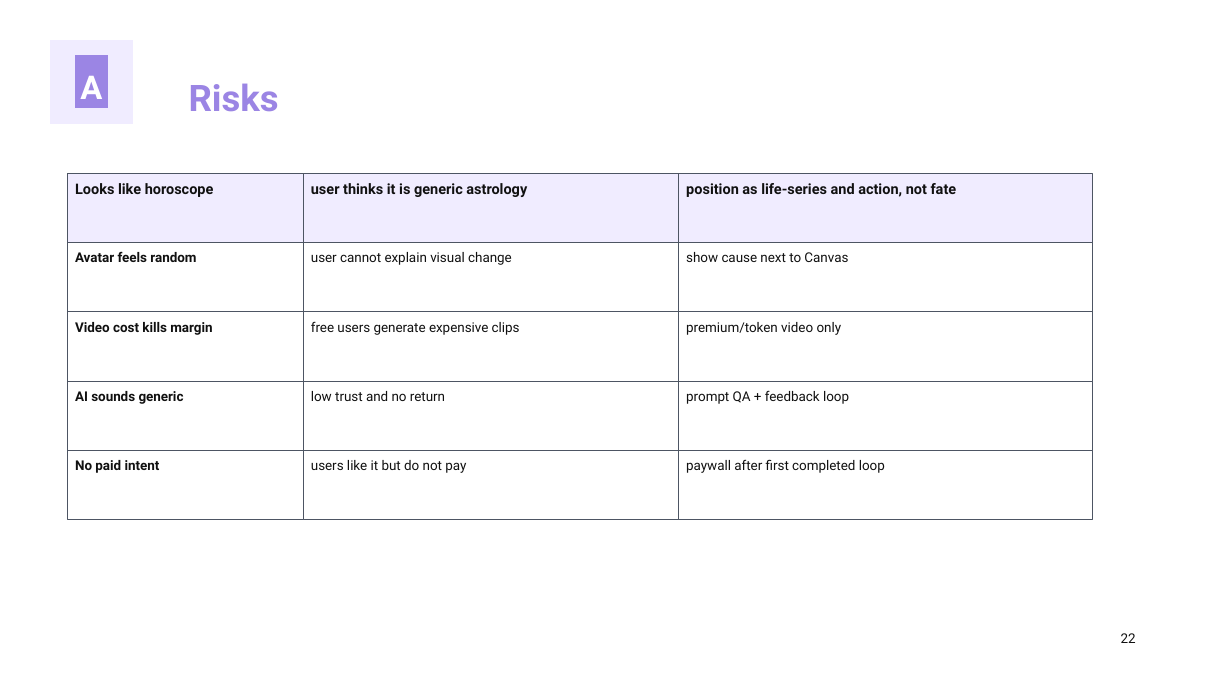
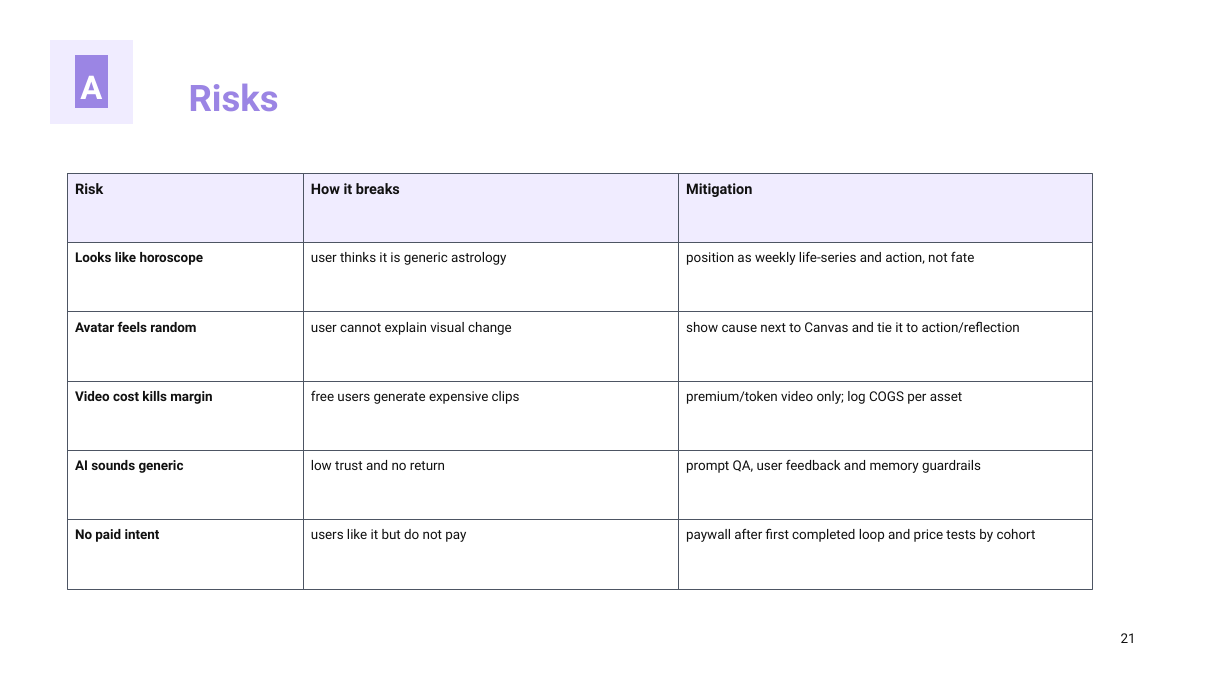
Before and after one commit to kirbudilov01/alina-research, a slide deck: slide 21 of output/pptx/AURA_TRENDVI_STYLE_DECK.pptx (slide 22 before the commit). Drawn at 1232x693 pixels with LibreOffice and Linux fonts; fonts in the diff are those of the drawing. Boxes give left, top, right and bottom in pixels: in the first picture for what was removed or moved away, otherwise in the second. Text is boxed around its words. In the diff, an @@ line names an element or a change of style, - is before the commit and + after.

Commit message:
Strengthen AURA Trendvi-style deck

```diff
--- a/output/pptx/AURA_TRENDVI_STYLE_DECK.pptx
+++ b/output/pptx/AURA_TRENDVI_STYLE_DECK.pptx
@@ text added at (75,183,103,194), 11.2 pt, text #111111, bold @@
+Risk
@@ text added at (311,183,400,194), 11.2 pt, text #111111, bold @@
+How it breaks
@@ text added at (686,183,752,197), 11.2 pt, text #111111, bold @@
+Mitigation
@@ text "Looks like horoscope" at (75,252,204,265): size 11.2 to 10.5 pt @@
@@ text "user thinks it is generic ..." at (311,252,506,265): size 11.2 to 10.5 pt, bold off @@
@@ text at (686,251,974,265): text changed; size 11.2 to 10.5 pt; bold off @@
-position as life-series and action, not fate
+position as weekly life-series and action, not fate
@@ text removed at (686,252,848,262) @@
-show cause next to Canvas
@@ text at (686,321,1020,333): text changed @@
-premium/token video only
+show cause next to Canvas and tie it to action/reflection
@@ text at (686,391,963,404): text changed @@
-prompt QA + feedback loop
+premium/token video only; log COGS per asset
@@ text at (686,459,981,473): text changed @@
-paywall after first completed loop
+prompt QA, user feedback and memory guardrails
@@ rectangle added at (67,519,303,589), fill #FFFFFF, outline #4D5563 0.75 pt @@
@@ rectangle added at (303,519,678,589), fill #FFFFFF, outline #4D5563 0.75 pt @@
@@ 10 texts: place and size @@
-10 texts at (75,183,527,473)
+10 texts at (75,252,520,542)
@@ rectangle added at (678,519,1092,589), fill #FFFFFF, outline #4D5563 0.75 pt @@
@@ text added at (686,528,1036,542), 10.5 pt, text #111111 @@
+paywall after first completed loop and price tests by cohort
@@ text at (1121,633,1136,643): text changed @@
-22
+21
```
Also in this commit, not shown: 11 other slides changed, 11 slides added, 11 slides removed, 5 other files.
